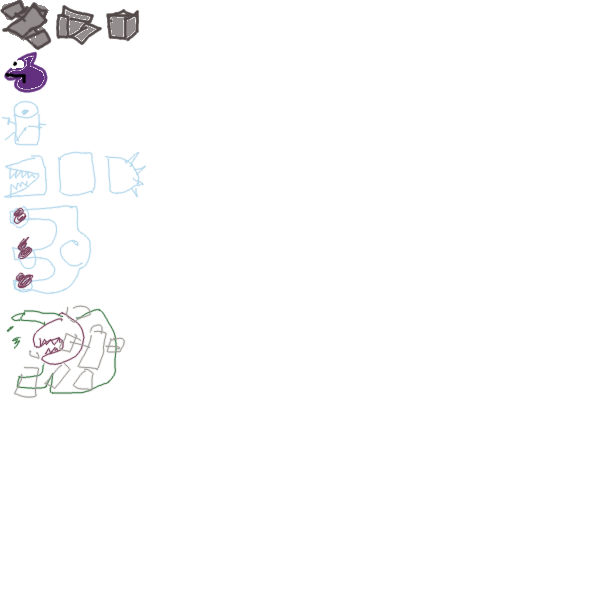
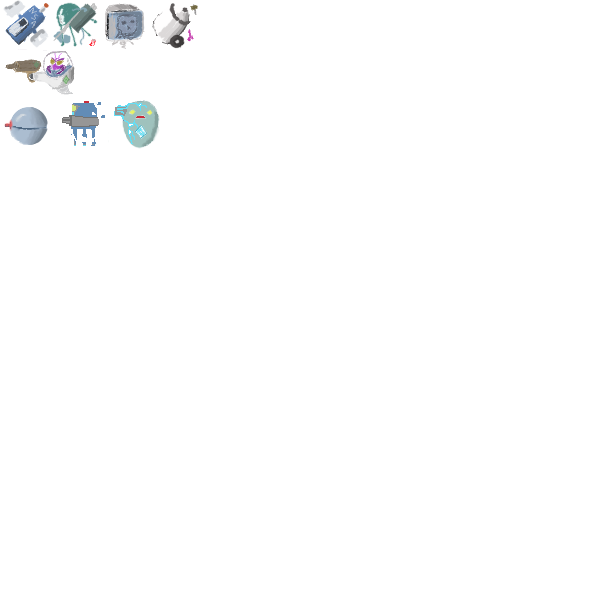
Revision of a layered 600px x 600px image; what changed, layer by layer:
added layer "Layer #2" above "Layer" over left=3, top=0, right=198, bottom=149
hid "Layer" over left=0, top=0, right=147, bottom=399
